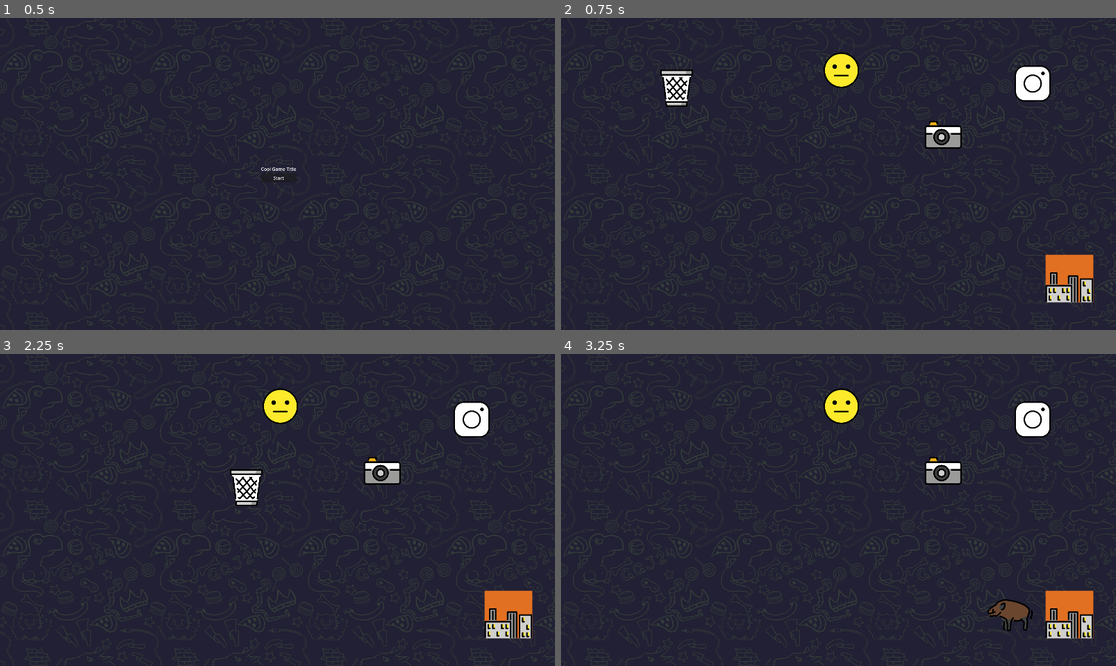
Above: before the commit, frames 1-4 (two rows, left to right).
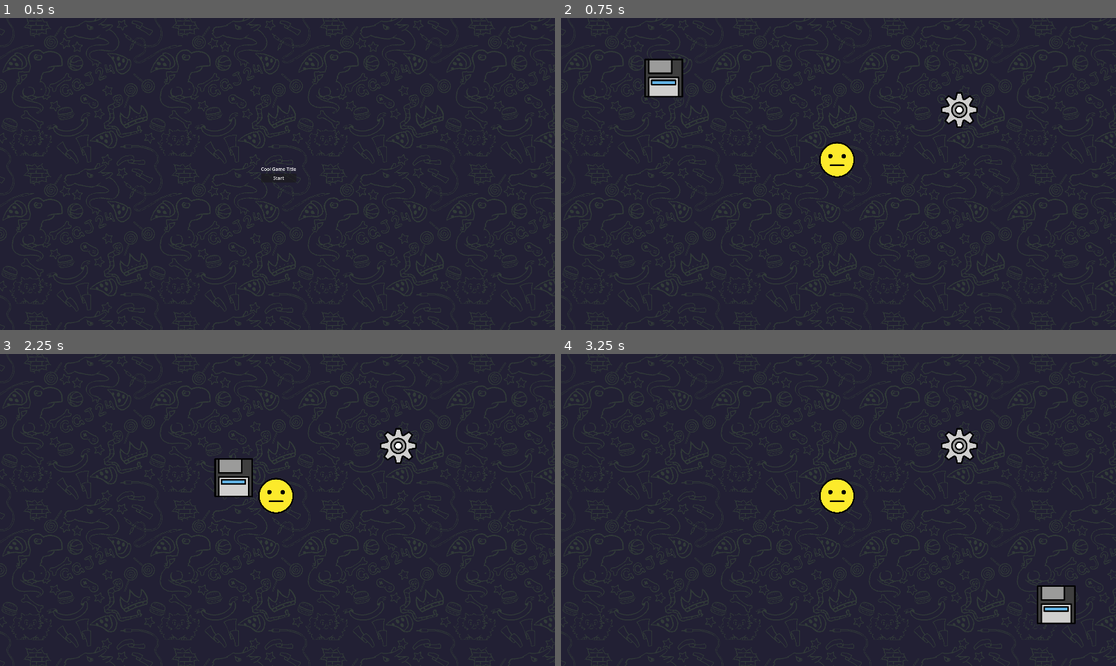
Above: after the commit, the same moments.

Repository: kothead/ggj24
Game: Godot game, scene res://Screens/TitleScreen.tscn
Two runs of this game, one before a commit and one after it. Both use one fixed random seed, a clock stepped at 60 frames per second and the inputs below.
Inputs (mouse positions are in pixels of both pictures, inside the frame that each line leads up to):
- Up to frame 1 (0.5 s): no input
- Up to frame 2 (0.75 s): click "Start" at 0.5 s
- Up to frame 3 (2.25 s): tap Enter (Enter) at 1.25 s; drag from (510, 612) to (116, 422) at 1.27 s; tap R (Restart) at 2 s; drag from (116, 422) to (510, 616) at 2.02 s
- Up to frame 4 (3.25 s): move the mouse to (943, 472) at 2.77 s; tap Enter (Enter) at 2.85 s; click (943, 472) at 2.92 s

Frame 1 is identical in both runs. In frame 2, 5.2% of the frame differs, in the area x 15-96%, y 10-92%; in frame 3, 5.2%, in the area x 38-96%, y 10-92%; in frame 4, 4.8%.

Commit message:
New levels

Diff:
--- /dev/null
+++ b/Levels/AlienLevel.gd
@@ -0,0 +1,38 @@
+extends Level
+
+
+var happyFacePacked = load("res://Objects/HappyFace.tscn")
+var smilyFacePacked = load("res://Objects/SmilyFace.tscn")
+var roflFacePacked = load("res://Objects/ROFLFace.tscn")
+
+var alientPacked = load("res://Objects/Alien.tscn")
+var alienMonsterPacked = load("res://Objects/AlienMonster.tscn")
+var airplanePacked = load("res://Objects/Airplane.tscn")
+var spaceShipPacked = load("res://Objects/SpaceShip.tscn")
+var flyiingSaurcerPacked = load("res://Objects/FlyingSaucer.tscn")
+var hundredPointsPacked = load("res://Objects/HundredPoints.tscn")
+
+
+func _ready() -> void:
+	super._ready()
+	droppables = [alientPacked, alienMonsterPacked, airplanePacked]
+
+
+func _on_base_smile_shaked(body) -> void:
+	if body.tag == "FloppyDisk":
+		is_shaking = true
+		init_item_drop(body, droppables)
+
+
+func _on_base_smile_intersected(bodies: Array) -> void:
+	if merge_smiles(bodies, ["Airplane", "Gear"], spaceShipPacked):
+		pass
+
+	if merge_smiles(bodies, ["SpaceShip", "Alien"], flyiingSaurcerPacked):
+		pass
+
+	if merge_smiles(bodies, ["FlyingSaucer", "AlienMonster"], hundredPointsPacked):
+		pass
+
+	if merge_smiles(bodies, ["PokerFace", "HundredPoints"], roflFacePacked):
+		level_completed.emit()
--- /dev/null
+++ b/Levels/AlienLevel.tscn
@@ -0,0 +1,19 @@
+[gd_scene load_steps=6 format=3 uid="uid://clw311vcofujx"]
+
+[ext_resource type="PackedScene" uid="uid://c633s7nk7hc4w" path="res://Levels/ParentLevel.tscn" id="1_tjhvi"]
+[ext_resource type="Script" path="res://Levels/AlienLevel.gd" id="2_4ncyt"]
+[ext_resource type="PackedScene" uid="uid://3j0ulnlfi1af" path="res://Objects/FloppyDisk.tscn" id="3_5ardo"]
+[ext_resource type="PackedScene" uid="uid://b4kealmi0464a" path="res://Objects/Gear.tscn" id="4_ryl40"]
+[ext_resource type="PackedScene" uid="uid://emck8rhwpv3t" path="res://Objects/PokerFace.tscn" id="5_f278p"]
+
+[node name="Level" instance=ExtResource("1_tjhvi")]
+script = ExtResource("2_4ncyt")
+
+[node name="Floppy" parent="." index="2" instance=ExtResource("3_5ardo")]
+position = Vector2(355, 208)
+
+[node name="Gear" parent="." index="3" instance=ExtResource("4_ryl40")]
+position = Vector2(1378, 321)
+
+[node name="PokerFace" parent="." index="4" instance=ExtResource("5_f278p")]
+position = Vector2(955, 491)
--- /dev/null
+++ b/Levels/AnimalsLevel.gd
@@ -0,0 +1,24 @@
+extends Level
+
+
+var roflFacePacked = load("res://Objects/ROFLFace.tscn")
+
+var lizardPacked = load("res://Objects/Lizard.tscn")
+var boarPacked = load("res://Objects/Boar.tscn")
+var poodlePacked = load("res://Objects/Poodle.tscn")
+var catPacked = load("res://Objects/Cat.tscn")
+
+func _ready() -> void:
+	super._ready()
+	droppables = [lizardPacked, boarPacked, poodlePacked, catPacked]
+
+
+func _on_base_smile_shaked(body) -> void:
+	if body.tag == "MagicWand":
+		is_shaking = true
+		init_item_drop(body, droppables)
+
+
+func _on_base_smile_intersected(bodies: Array) -> void:
+	if merge_smiles(bodies, ["PokerFace", "Cat"], roflFacePacked):
+		level_completed.emit()
--- /dev/null
+++ b/Levels/AnimalsLevel.tscn
@@ -0,0 +1,15 @@
+[gd_scene load_steps=5 format=3 uid="uid://dv45j3qep8kyc"]
+
+[ext_resource type="PackedScene" uid="uid://c633s7nk7hc4w" path="res://Levels/ParentLevel.tscn" id="1_vcr3t"]
+[ext_resource type="Script" path="res://Levels/AnimalsLevel.gd" id="2_2pfj4"]
+[ext_resource type="PackedScene" uid="uid://emck8rhwpv3t" path="res://Objects/PokerFace.tscn" id="3_nhn7x"]
+[ext_resource type="PackedScene" uid="uid://d1x3hp4mup7gs" path="res://Objects/MagicWand.tscn" id="4_sf1x6"]
+
+[node name="Level" instance=ExtResource("1_vcr3t")]
+script = ExtResource("2_2pfj4")
+
+[node name="PokerFace" parent="." index="2" instance=ExtResource("3_nhn7x")]
+position = Vector2(1400, 552)
+
+[node name="BaseSmile" parent="." index="3" instance=ExtResource("4_sf1x6")]
+position = Vector2(574, 536)
--- a/Levels/DessertLevel.gd
+++ b/Levels/DessertLevel.gd
@@ -1,6 +1,7 @@
 extends Level
 
 
+var happyFacePacked = load("res://Objects/HappyFace.tscn")
 var smilyFacePacked = load("res://Objects/SmilyFace.tscn")
 var roflFacePacked = load("res://Objects/ROFLFace.tscn")
 
@@ -21,12 +22,20 @@
 
 
 func _on_base_smile_intersected(bodies: Array) -> void:
-	var s = "["
-	for b in bodies:
-		s += b.tag + ", "
-	print(s + "]")
 	if merge_smiles(bodies, ["Scissors", "Package"], joystickPacked):
 		pass
 
-	if merge_smiles(bodies, ["PokerFace", "Joystick", "Candy", "Lollipop"], roflFacePacked):
+	if merge_smiles(bodies, ["PokerFace", "Joystick"], happyFacePacked) \
+			or merge_smiles(bodies, ["PokerFace", "Candy"], happyFacePacked) \
+			or merge_smiles(bodies, ["PokerFace", "Lollipop"], happyFacePacked):
+		pass
+
+	if merge_smiles(bodies, ["HappyFace", "Joystick"], smilyFacePacked) \
+			or merge_smiles(bodies, ["HappyFace", "Candy"], smilyFacePacked) \
+			or merge_smiles(bodies, ["HappyFace", "Lollipop"], smilyFacePacked):
+		pass
+
+	if merge_smiles(bodies, ["SmilyFace", "Joystick"], roflFacePacked) \
+			or merge_smiles(bodies, ["SmilyFace", "Candy"], roflFacePacked) \
+			or merge_smiles(bodies, ["SmilyFace", "Lollipop"], roflFacePacked):
 		level_completed.emit()
--- a/Objects/FloppyDisk.tscn
+++ b/Objects/FloppyDisk.tscn
@@ -1,10 +1,22 @@
-[gd_scene load_steps=3 format=3 uid="uid://3j0ulnlfi1af"]
+[gd_scene load_steps=5 format=3 uid="uid://3j0ulnlfi1af"]
 
 [ext_resource type="PackedScene" uid="uid://b4go3ap0ka8qe" path="res://Objects/BaseSmile.tscn" id="1_on2g2"]
 [ext_resource type="Texture2D" uid="uid://defr3ia731bo1" path="res://Assets/Images/floppy disk.png" id="2_g1yyg"]
 
+[sub_resource type="RectangleShape2D" id="RectangleShape2D_bkijt"]
+size = Vector2(430, 430)
+
+[sub_resource type="RectangleShape2D" id="RectangleShape2D_bs7x2"]
+size = Vector2(430, 430)
+
 [node name="BaseSmile" instance=ExtResource("1_on2g2")]
 tag = "FloppyDisk"
 
+[node name="CollisionShape2D" parent="." index="0"]
+shape = SubResource("RectangleShape2D_bkijt")
+
 [node name="Sprite2D" parent="." index="1"]
 texture = ExtResource("2_g1yyg")
+
+[node name="CollisionShape2D" parent="Area2D" index="0"]
+shape = SubResource("RectangleShape2D_bs7x2")
--- /dev/null
+++ b/Objects/HappyFace.tscn
@@ -0,0 +1,10 @@
+[gd_scene load_steps=3 format=3 uid="uid://b4kavine6xyul"]
+
+[ext_resource type="PackedScene" uid="uid://b4go3ap0ka8qe" path="res://Objects/BaseSmile.tscn" id="1_ti6cj"]
+[ext_resource type="Texture2D" uid="uid://c2i3k36xl6380" path="res://Assets/Images/1F600_color.png" id="2_phs0k"]
+
+[node name="BaseSmile" instance=ExtResource("1_ti6cj")]
+tag = "HappyFace"
+
+[node name="Sprite2D" parent="." index="1"]
+texture = ExtResource("2_phs0k")
--- a/Screens/GameScreen.gd
+++ b/Screens/GameScreen.gd
@@ -11,8 +11,10 @@
 var current_level: Node2D = null
 
 var levels: Array = [
+	preload("res://Levels/AlienLevel.tscn"),
+	preload("res://Levels/DessertLevel.tscn"),
+	preload("res://Levels/AnimalsLevel.tscn"),
 	preload("res://Levels/SocialMediaLevel.tscn"),
-	preload("res://Levels/DessertLevel.tscn"),
 	preload("res://Levels/HungryLevel.tscn"),
 	preload("res://Levels/Level.tscn"),
 	preload("res://Levels/PackageLevel.tscn")
Binary file added: Assets/Images/1F600_color.png
Not shown, added: Assets/Images/1F600_color.png.import
